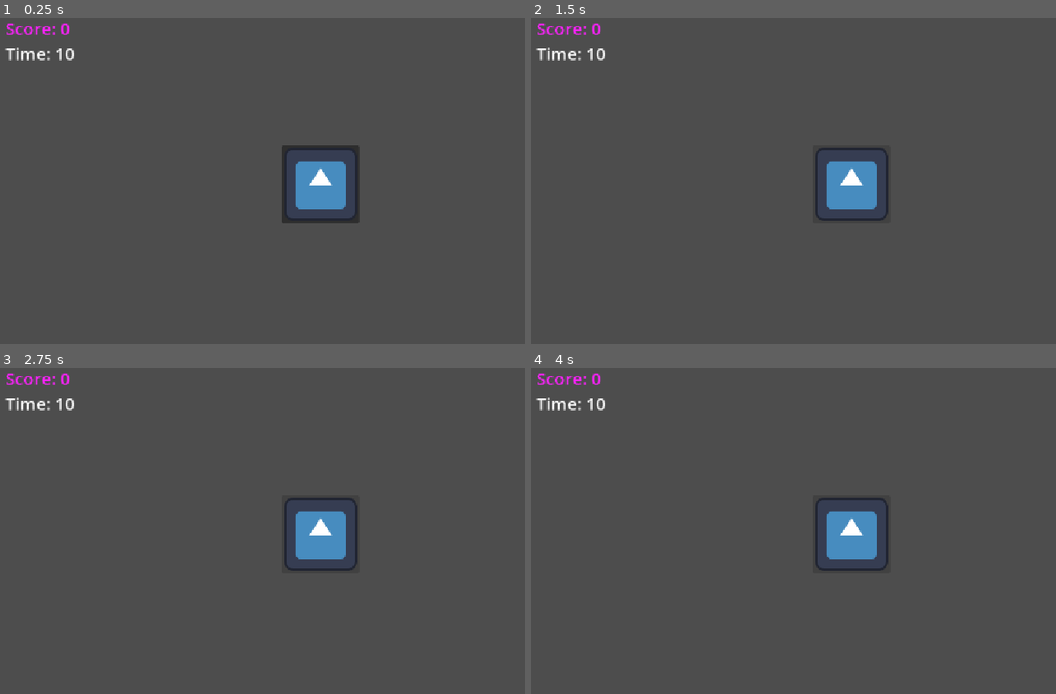
Above: before the commit, frames 1-4 (two rows, left to right).
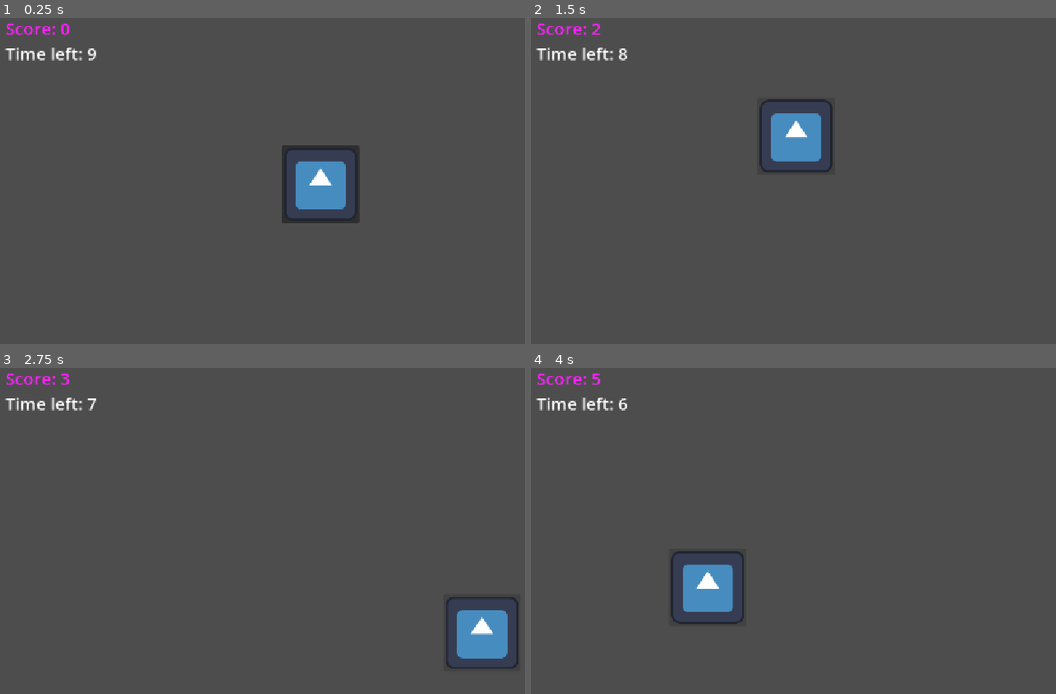
Above: after the commit, the same moments.

Repository: nicolasbize/Godot-101-Whack-A-Godot
Game: Godot game, scene res://world.tscn
The game is run twice, just before and just after one commit, with the same random seed, the same clock (stepped at 60 frames per second) and the same inputs. The engine's default icon, where the game draws it, is replaced by a stand-in: a white triangle on a blue panel in a dark square.
Inputs (mouse positions are in pixels of both pictures, inside the frame that each line leads up to; where the layout moved, square brackets give the same spot in the first picture):
- Up to frame 1 (0.25 s): no input
- Up to frame 2 (1.5 s): click (851, 184) at 0.5 s; click (798, 236) [851, 184] at 1.25 s
- Up to frame 3 (2.75 s): click (267, 485) [320, 534] at 2 s
- Up to frame 4 (4 s): tap Enter at 2.75 s; tap Space at 3.5 s

The runs differ from the first frame. In frame 1, 0.2% of the frame differs, in the area x 8-19%, y 9-14%; in frame 2, 3.8%, in the area x 8-69%, y 1-63%; in frame 3, 3.8%; in frame 4, 3.8%.

Commit message:
completed GD203

Diff:
--- a/world.gd
+++ b/world.gd
@@ -1,41 +1,19 @@
 extends Node2D
 
-var max_health = 100
-var current_health = 100
-var potions_remaining = 3
-var potion_strength = 40
+var score = 0
 
-func get_status():
-	# HP: 100/100 | Potions: 3
-	var hp = "HP: " + str(current_health) + "/" + str(max_health)
-	var potions = "Potions: " + str(potions_remaining)
-	return hp + " | " + potions
+func increase_score():
+	score += 1
+	$ScoreLabel.text = "Score: " + str(score)
+	var new_x = randf_range(100, 1000)
+	var new_y = randf_range(100, 500)
+	$Button.position = Vector2(new_x, new_y)
 
-func take_damage(amount):
-	current_health = clamp(current_health - amount, 0, max_health)
+func game_over():
+	$ScoreLabel.text = "Time's up! Final score: " + str(score)
+	$Button.visible = false
+	$TimeLabel.visible = false
 
-func drink_potion():
-	# current_health = current_health + potion_strength
-	current_health += potion_strength
-	current_health = clamp(current_health, 0, max_health)
-	# potions_remaining = potions_remaining - 1
-	potions_remaining -= 1
-
-func is_alive():
-	return current_health > 0
-
-func _ready():
-	print(get_status())
-	take_damage(70)
-	print(get_status())
-	drink_potion()
-	print(get_status())
-	drink_potion()
-	print(get_status())
-	drink_potion()
-	print(get_status())
-	take_damage(200)
-	print(get_status())
-	# Alive: true
-	var alive = is_alive()
-	print("Alive: " + str(alive))
+func _process(delta):
+	var time_left = int($Timer.time_left)
+	$TimeLabel.text = "Time left: " + str(time_left)
--- a/world.tscn
+++ b/world.tscn
@@ -29,3 +29,11 @@
 offset_bottom = 120.0
 theme_override_font_sizes/font_size = 30
 text = "Time: 10"
+
+[node name="Timer" type="Timer" parent="." unique_id=733080012]
+wait_time = 10.0
+one_shot = true
+autostart = true
+
+[connection signal="pressed" from="Button" to="." method="increase_score"]
+[connection signal="timeout" from="Timer" to="." method="game_over"]
